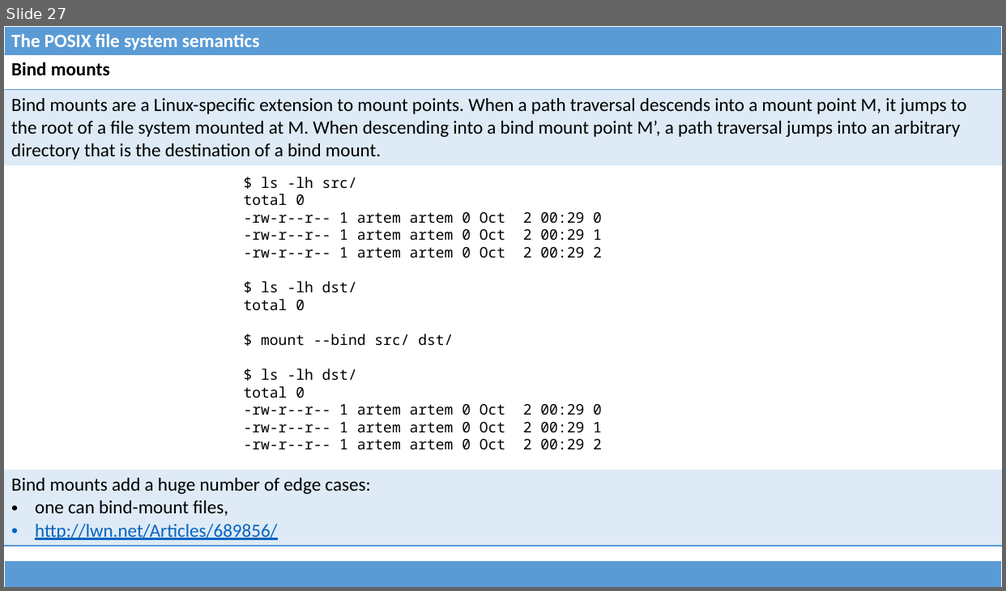
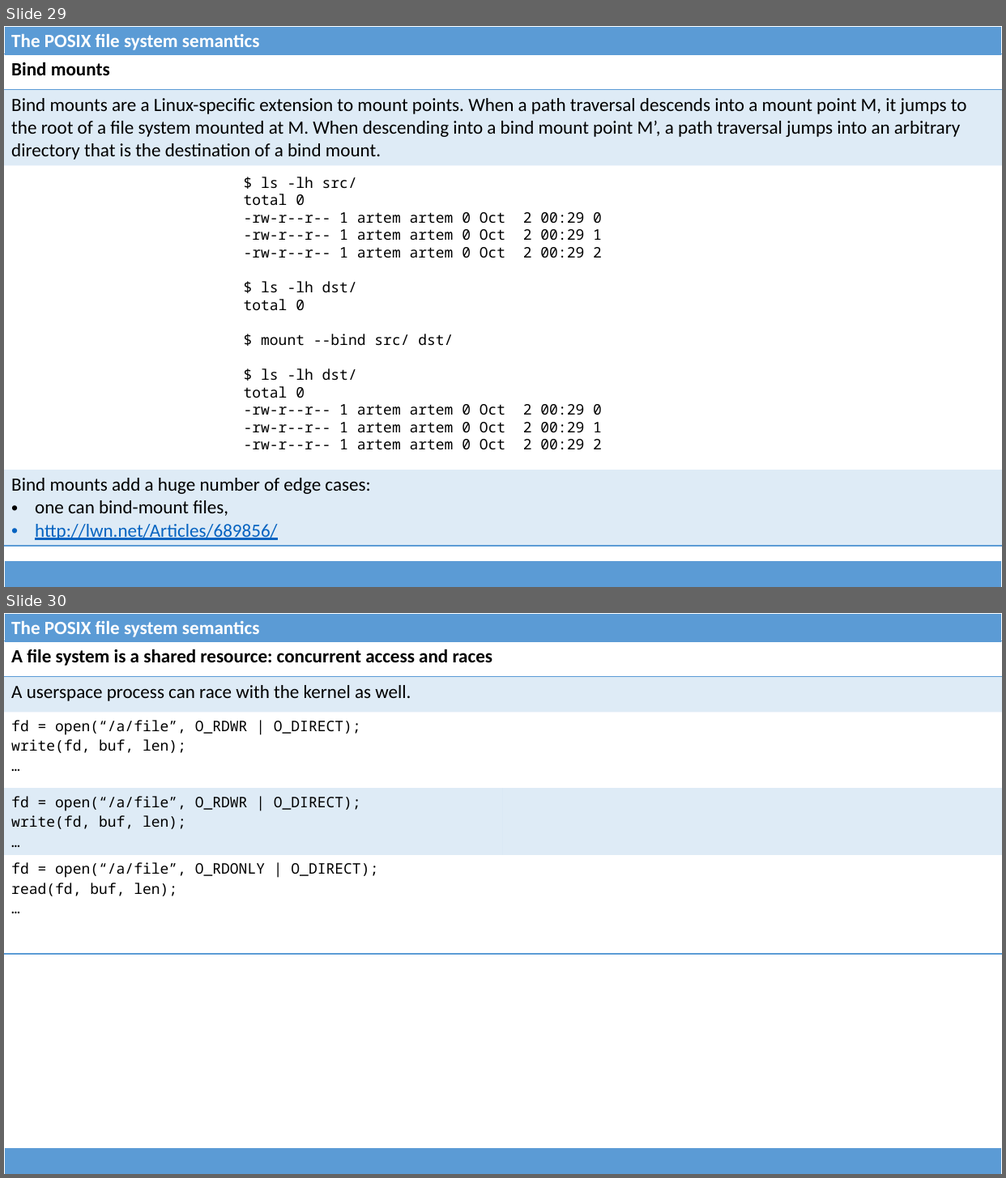
Before and after one commit to dominiquelefevre/filesystems-101-jb, a slide deck: talks/src/class01.pptx. Shown one above the other, each under a label of ours: slide 27 before the commit, slides 29 and 30 after it. The pictures are 1006x591 and 1006x1178 pixels, drawn with LibreOffice and Linux fonts; fonts in the diff are those of the drawing. Boxes give left, top, right and bottom in pixels: in the first picture for what was removed or moved away, otherwise in the second. Text is boxed around its words. In the diff, an @@ line names an element or a change of style, - is before the commit and + after.

Commit message:
class01: misc improvements.
1. Passing FDs over an AF_UNIX socket.
2. Race scenarios involving O_DIRECT.

```diff
--- a/talks/src/class01.pptx
+++ b/talks/src/class01.pptx
@@ slide 30 added at bbox=[4, 613, 1002, 1174], background #FFFFFF @@
@@ table added at bbox=[4, 613, 1002, 643], 1 rows, 1 columns @@
+The POSIX file system semantics
@@ table added at bbox=[4, 641, 1002, 944], 5 rows, 2 columns @@
+A file system is a shared resource: concurrent access and races | 
+A userspace process can race with the kernel as well. | 
+fd = open(“/a/file”, O_RDWR | O_DIRECT); / write(fd, buf, len); / … | 
+fd = open(“/a/file”, O_RDWR | O_DIRECT); / write(fd, buf, len); / … | 
+fd = open(“/a/file”, O_RDONLY | O_DIRECT); / read(fd, buf, len); / … | 
@@ table added at bbox=[4, 1148, 1002, 1174], 1 rows, 1 columns @@
+
@@ what was slide 27 is now slide 29 @@
```
Also in this commit, not shown: 5 slides changed, 5 other slides added, 1 other file.
